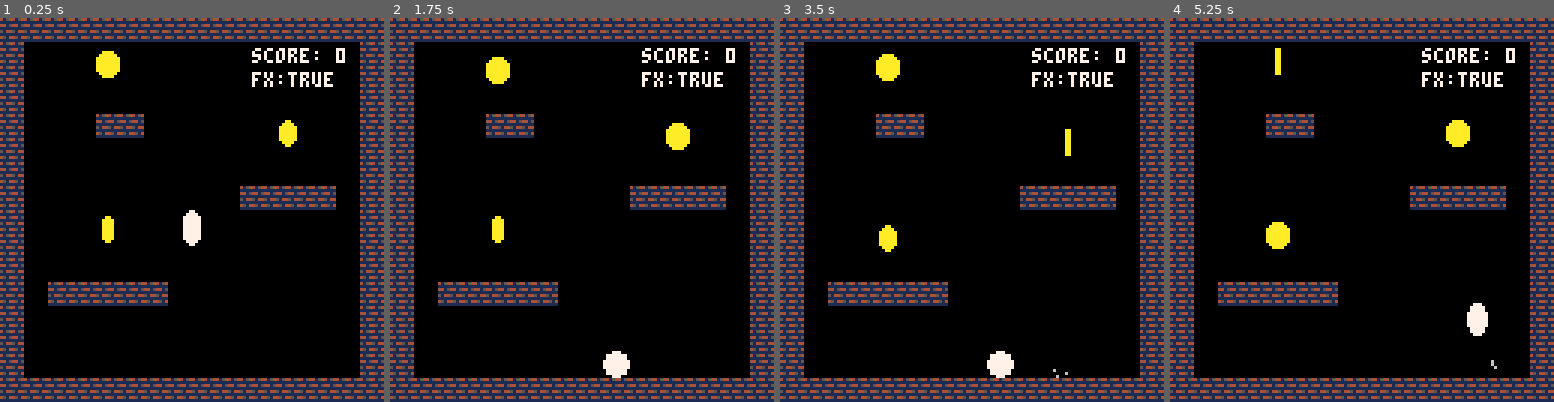
Above: before the commit, frames 1-4 (left to right).
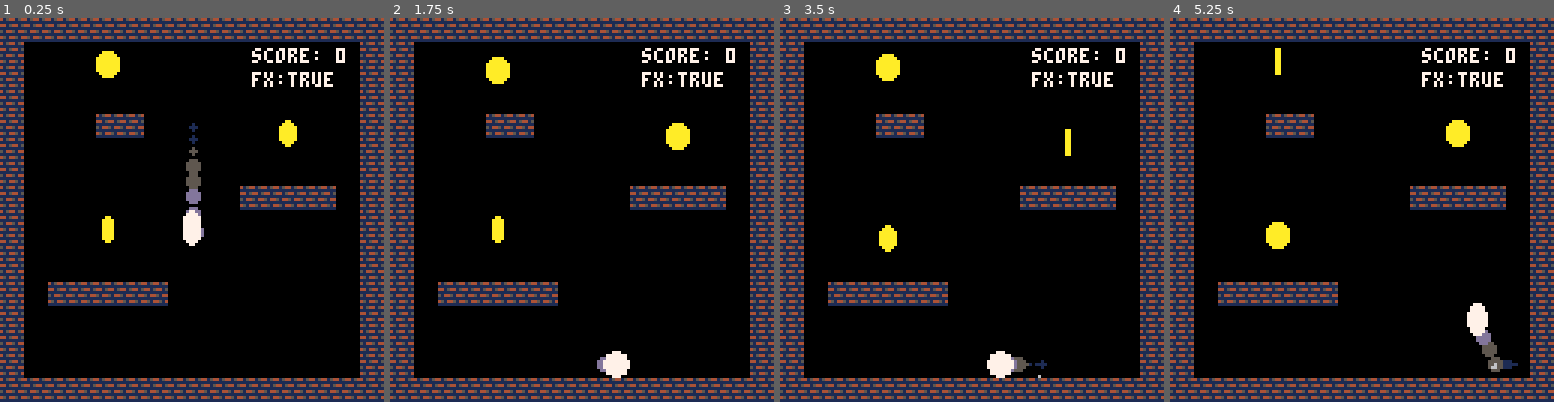
Above: after the commit, the same moments.

Repository: sh0ds/pico8
Game: PICO-8 cartridge room/room.p8
Same seed, same stepped clock (60 frames per second), same inputs: the game is played once before the commit and once after it.
Inputs:
- Up to frame 1 (0.25 s): no input
- Up to frame 2 (1.75 s): tap X (X key) at 0.33, 1.07 s; tap O (Z key) at 0.7, 1.7 s; hold Right from 1.6 s (still down)
- Up to frame 3 (3.5 s): tap X (X key) at 1.85, 2.97 s; release Right at 2.1 s; tap O (Z key) every 0.4 s from 2.1 to 3.3 s; hold Right 2.47-3.03 s; hold Left from 3.08 s (still down)
- Up to frame 4 (5.25 s): release Left at 3.58 s; tap O (Z key) every 0.4 s from 3.7 to 4.9 s; hold Right 4.02-4.68 s; tap X (X key) at 4.08, 5.2 s; hold Left from 5.08 s (still down)

The runs differ from the first frame. In frame 1, 0.5% of the frame differs, in the area x 48-54%, y 27-58%; in frame 2, less than 0.1%; in frame 3, 0.2%; in frame 4, 0.4%.

Commit message:
fx updated

Diff:
--- a/room/room.p8
+++ b/room/room.p8
@@ -79,10 +79,10 @@
 
     fx = {
         jump_smoke = {
-            n = 4,
+            n = 6,
             col = 6,
             life = 12,
-            sx = .2,
+            sx = .3,
             dy = -1,
             sy = .8
         },
@@ -91,7 +91,7 @@
             n = 6,
             col = 6,
             life = 12,
-            sx = .2,
+            sx = 1,
             dy = -.1,
             sy = .1
         },
@@ -103,15 +103,26 @@
             sx = 1,
             dy = -.5,
             sy = .5
+        },
+
+        trail = {
+            n = 1, sx = 0, dy = 0, sy = 0,
+            life = 12,
+            col = 13,          -- fallback
+            ramp = {13, 5, 1},  -- bright to dark
+            size = 4
         }
     }
 
     fx_on = true
     shake = 0
+    freeze = 0
 end
 
 function _update60()
+    if freeze > 0 then freeze -= 1; return end
     tick += 1
+
     if btnp(4) then fx_on = not(fx_on) end
 	dot_movement()
 	update_parts()
@@ -120,6 +131,7 @@
 		if circ_circ_coll(dot, c) then
 		    spawn_fx(c.x, c.y, fx.coin_burst)
 		    deli(coins, i)
+			if #coins == 0 and fx_on then freeze = 9; shake = 10 end
 			sfx(1)
 			score.value += 1
 			score.ft = score.flash
@@ -136,9 +148,11 @@
 
 function _draw()
 	cls(0)
-	local ox = rnd(shake) - shake/2
-    local oy = rnd(shake) - shake/2
-    camera(ox, oy)
+	if freeze == 0 then
+    	local ox = rnd(shake) - shake/2
+        local oy = rnd(shake) - shake/2
+        camera(ox, oy)
+	end
     map(0,0,0,0,16,16)
     for i=1,#coins do
 		draw_coin(coins[i])
@@ -147,8 +161,15 @@
 	draw_dot()
 	camera(0,0)
 	print("score: "..score.value, 84, 10, score.color)
-	local fx_str = ""
 	print("fx:"..tostr(fx_on), 84, 18, 7)
+	if freeze > 6 then
+	    --invert palette ("negative" flash)
+		for i=0,15 do
+		    pal(i, 15-i, 1)
+		end
+	else
+	    pal()
+	end
 end
 
 function dot_movement()
@@ -239,6 +260,7 @@
     end
     dot.w += (target_w - dot.w) * ease
     dot.h += (target_h - dot.h) * ease
+    spawn_fx(dot.x, dot.y, fx.trail)
 end
 
 function is_wall(px, py)
@@ -271,13 +293,17 @@
 function spawn_fx(x, y, fx)
     if not(fx_on) then return end
     for i=1,fx.n do
+        local l = (rnd(.5) + .5) * fx.life
         local part = {
             x = x,
             y = y,
             dx = rnd(2*fx.sx) - fx.sx,
             dy = rnd(2*fx.sy) - fx.sy + fx.dy,
-            life = (rnd(.5) + .5) * fx.life,
-            col = fx.col
+            life = l,
+            col = fx.col,
+            ramp = fx.ramp,
+            max_life = l,
+            size = fx.size
         }
         add(parts, part)
     end
@@ -299,7 +325,20 @@
 function draw_parts()
     for i=1,#parts do
         local p = parts[i]
-        pset(p.x, p.y, p.col)
+        local c = p.col
+        local s = p.size
+        if p.ramp then
+            local used = 1 - p.life / p.max_life
+            local index = min(flr(used * #p.ramp) + 1, #p.ramp)
+            c = p.ramp[index]
+        end
+        if s then
+            local r = s * p.life / p.max_life
+            circfill(p.x, p.y, r, c)
+        else
+            pset(p.x, p.y, c)
+        end
+
     end
 end
 
